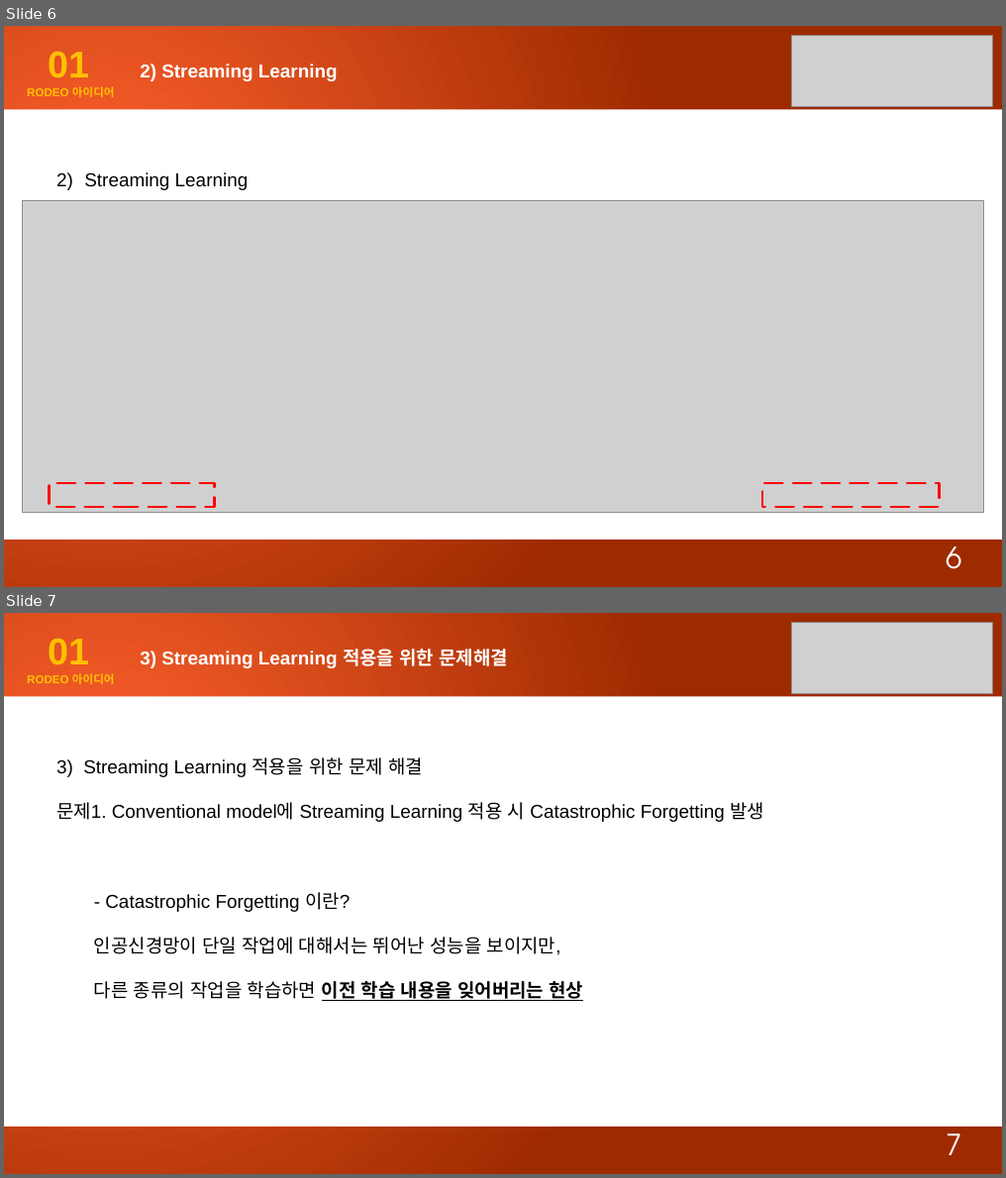
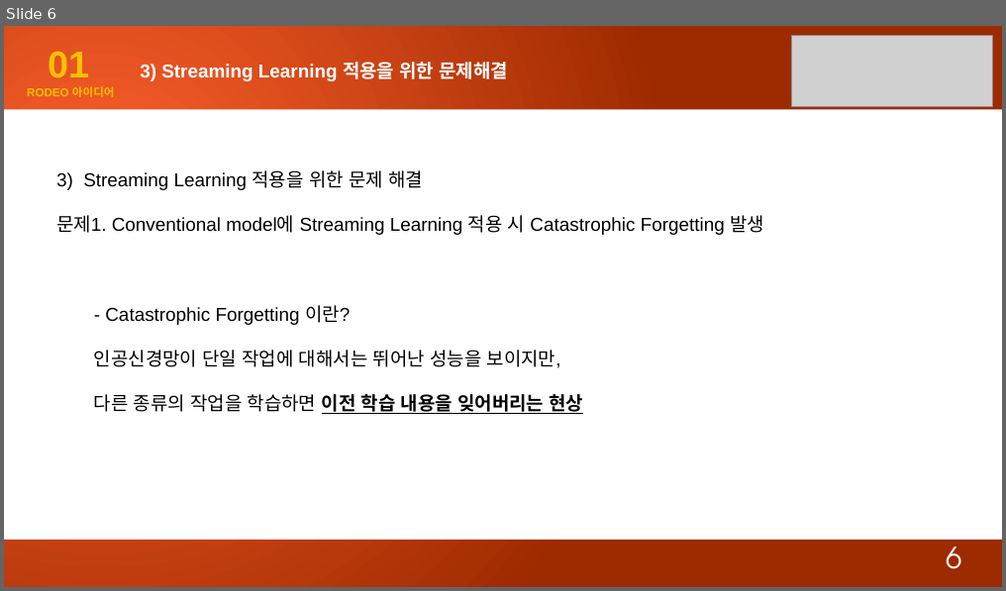
Before and after one commit to star6973/unmanned-payment-system, a slide deck: PPT/KwonHH/RODEO_Replay for Online Object Detection.pptx. Shown one above the other, each under a label of ours: slides 6 and 7 before the commit, slide 6 after it. The pictures are 1006x1178 and 1006x591 pixels, drawn with LibreOffice and Linux fonts; fonts in the diff are those of the drawing; grey boxes stand for pictures. Boxes give left, top, right and bottom in pixels: in the first picture for what was removed or moved away, otherwise in the second. Text is boxed around its words. In the diff, an @@ line names an element or a change of style, - is before the commit and + after.

```diff
--- a/PPT/KwonHH/RODEO_Replay for Online Object Detection.pptx
+++ b/PPT/KwonHH/RODEO_Replay for Online Object Detection.pptx
@@ slide 6 removed at bbox=[4, 26, 1002, 587], background gradient #FF622E to #9E2A00 @@
@@ text removed at bbox=[27, 52, 115, 97] @@
-01
-RODEO 아이디어
@@ picture removed at bbox=[792, 36, 993, 107] @@
@@ text removed at bbox=[140, 64, 338, 81] @@
-2) Streaming Learning
@@ rectangle removed at bbox=[4, 110, 1002, 541] @@
@@ text removed at bbox=[84, 173, 249, 190] @@
-2) Streaming Learning
@@ picture removed at bbox=[23, 200, 984, 513] @@
@@ rectangle removed at bbox=[49, 483, 214, 506] @@
@@ rectangle removed at bbox=[762, 483, 939, 506] @@
@@ page number removed at bbox=[946, 539, 962, 570] @@
-6
@@ what was slide 7 is now slide 6 @@
@@ page number at bbox=[946, 539, 962, 570]: text changed @@
-7
+6
```
Also in this commit, not shown: 2 slides changed, 3 other files.
